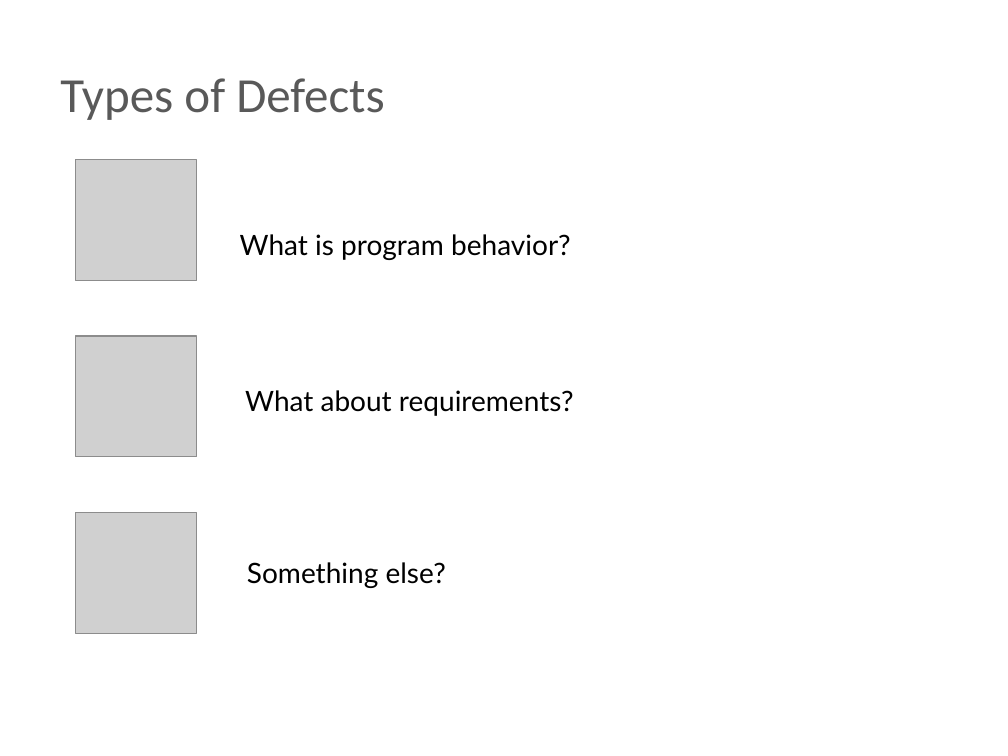
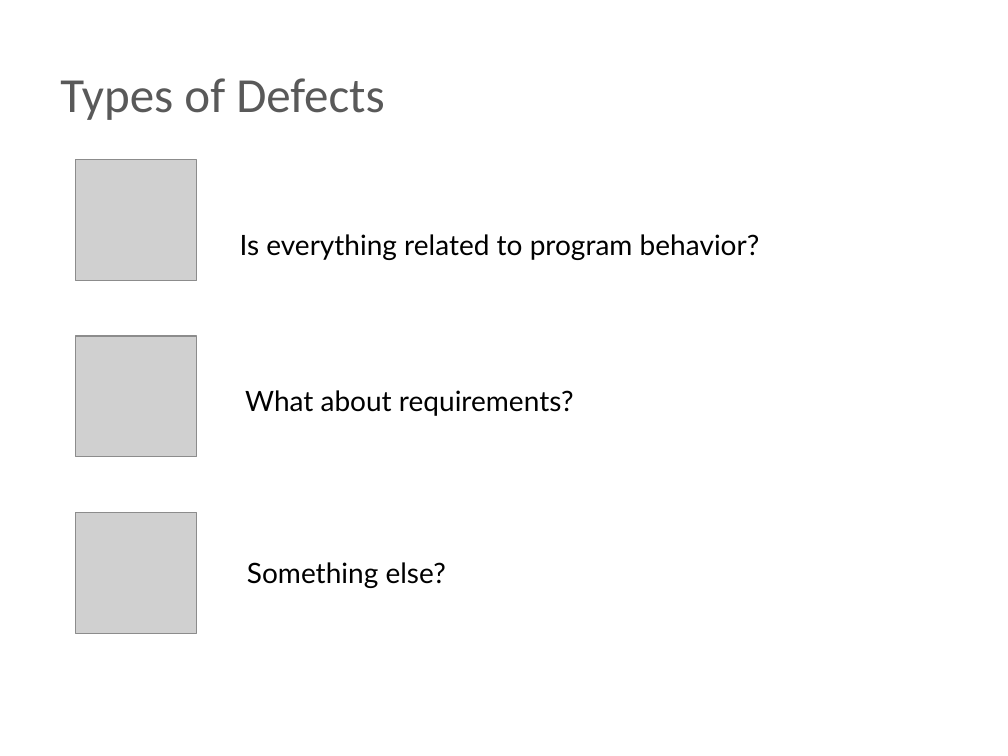
Before and after one commit to BigRacer/swtesting, a slide deck: slide 10 of 3.Defects/Defects.pptx. Drawn at 1008x756 pixels with LibreOffice and Linux fonts; fonts in the diff are those of the drawing; grey boxes stand for pictures; background and template pictures are left out. Boxes give left, top, right and bottom in pixels: in the first picture for what was removed or moved away, otherwise in the second. Text is boxed around its words. In the diff, an @@ line names an element or a change of style, - is before the commit and + after.

```diff
--- a/3.Defects/Defects.pptx
+++ b/3.Defects/Defects.pptx
@@ text at [240,234,760,260]: text changed @@
-What is program behavior?
+Is everything related to program behavior?
```
Also in this commit, not shown: 3 other slides changed.
